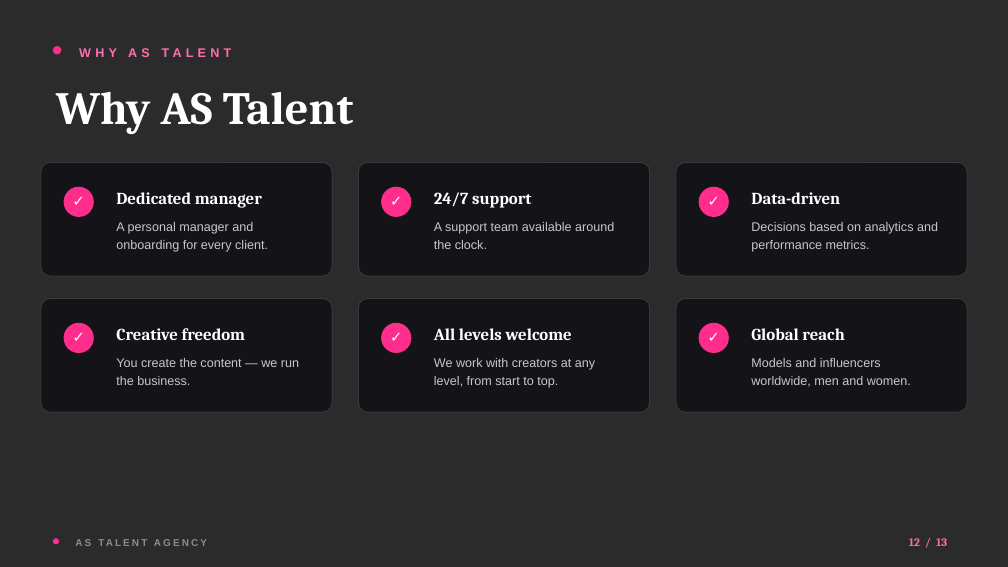
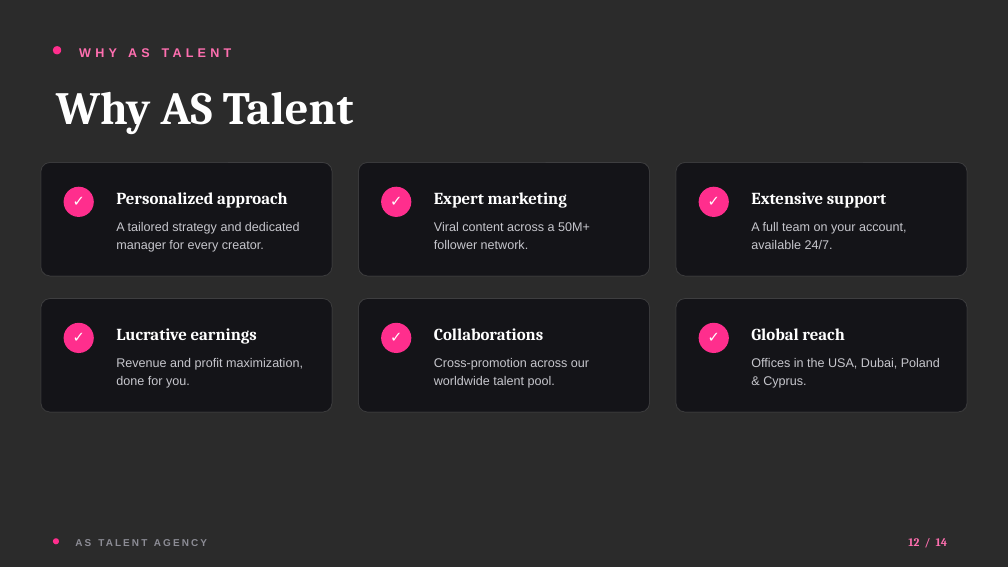
Before and after one commit to baxmand/dasdsjfoisdjfoisj.github.io, a slide deck: slide 12 of AS-Talent-Agency.pptx. Drawn at 1008x567 pixels with LibreOffice and Linux fonts; fonts in the diff are those of the drawing; background and template pictures are left out; a plain dark background stands for a picture behind light text. Boxes give left, top, right and bottom in pixels: in the first picture for what was removed or moved away, otherwise in the second. Text is boxed around its words. In the diff, an @@ line names an element or a change of style, - is before the commit and + after.

```diff
--- a/AS-Talent-Agency.pptx
+++ b/AS-Talent-Agency.pptx
@@ text at (x1=116, y1=192, x2=288, y2=208): text changed @@
-Dedicated manager
+Personalized approach
@@ text at (x1=434, y1=192, x2=567, y2=208): text changed @@
-24/7 support
+Expert marketing
@@ text at (x1=751, y1=192, x2=886, y2=208): text changed @@
-Data-driven
+Extensive support
@@ text at (x1=116, y1=222, x2=300, y2=252): text changed @@
-A personal manager and onboarding for every client.
+A tailored strategy and dedicated manager for every creator.
@@ text at (x1=434, y1=222, x2=590, y2=249): text changed @@
-A support team available around the clock.
+Viral content across a 50M+ follower network.
@@ text at (x1=751, y1=222, x2=907, y2=249): text changed @@
-Decisions based on analytics and performance metrics.
+A full team on your account, available 24/7.
@@ text at (x1=116, y1=328, x2=257, y2=344): text changed @@
-Creative freedom
+Lucrative earnings
@@ text at (x1=434, y1=328, x2=543, y2=340): text changed @@
-All levels welcome
+Collaborations
@@ text at (x1=116, y1=358, x2=303, y2=388): text changed @@
-You create the content — we run the business.
+Revenue and profit maximization, done for you.
@@ text at (x1=434, y1=358, x2=589, y2=388): text changed @@
-We work with creators at any level, from start to top.
+Cross-promotion across our worldwide talent pool.
@@ text at (x1=751, y1=358, x2=940, y2=388): text changed @@
-Models and influencers worldwide, men and women.
+Offices in the USA, Dubai, Poland & Cyprus.
@@ text at (x1=908, y1=538, x2=948, y2=546): text changed @@
-12 / 13
+12 / 14
```
Also in this commit, not shown: 11 other slides changed, 2 slides added, 1 slide removed, 9 other files.
